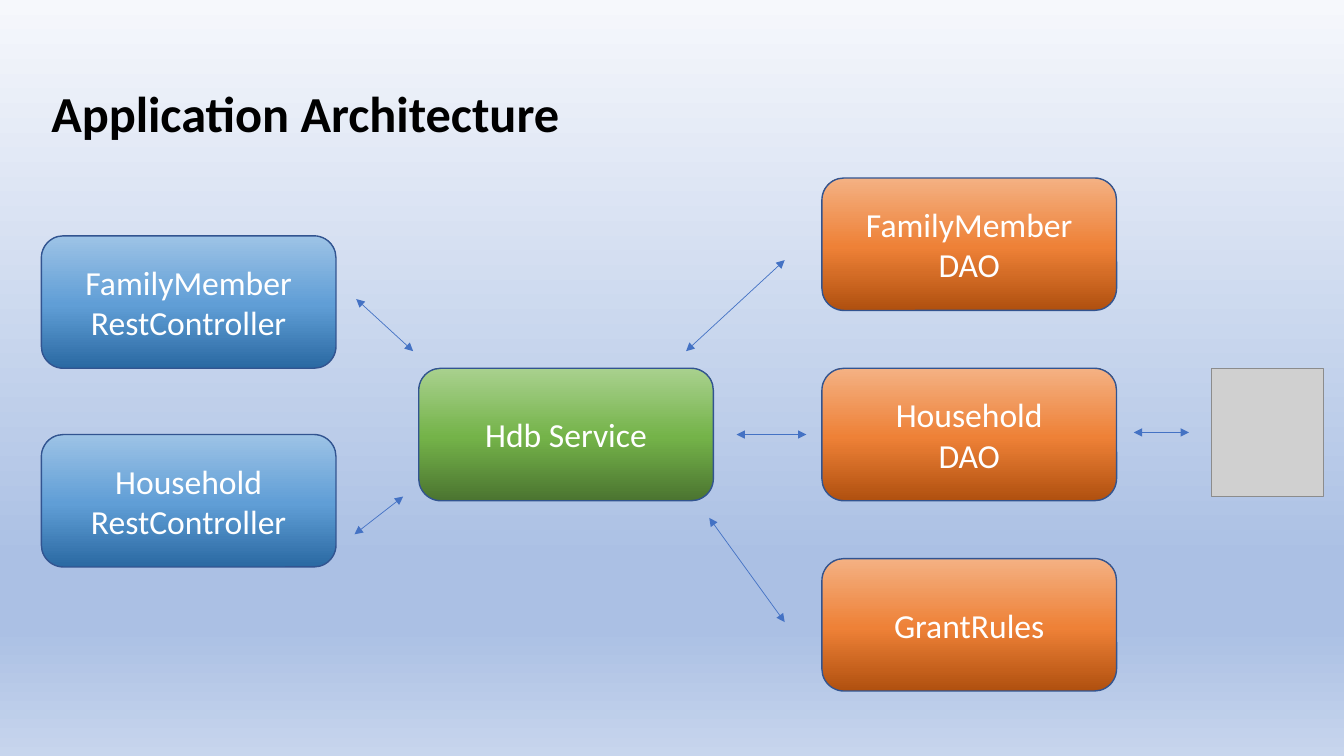
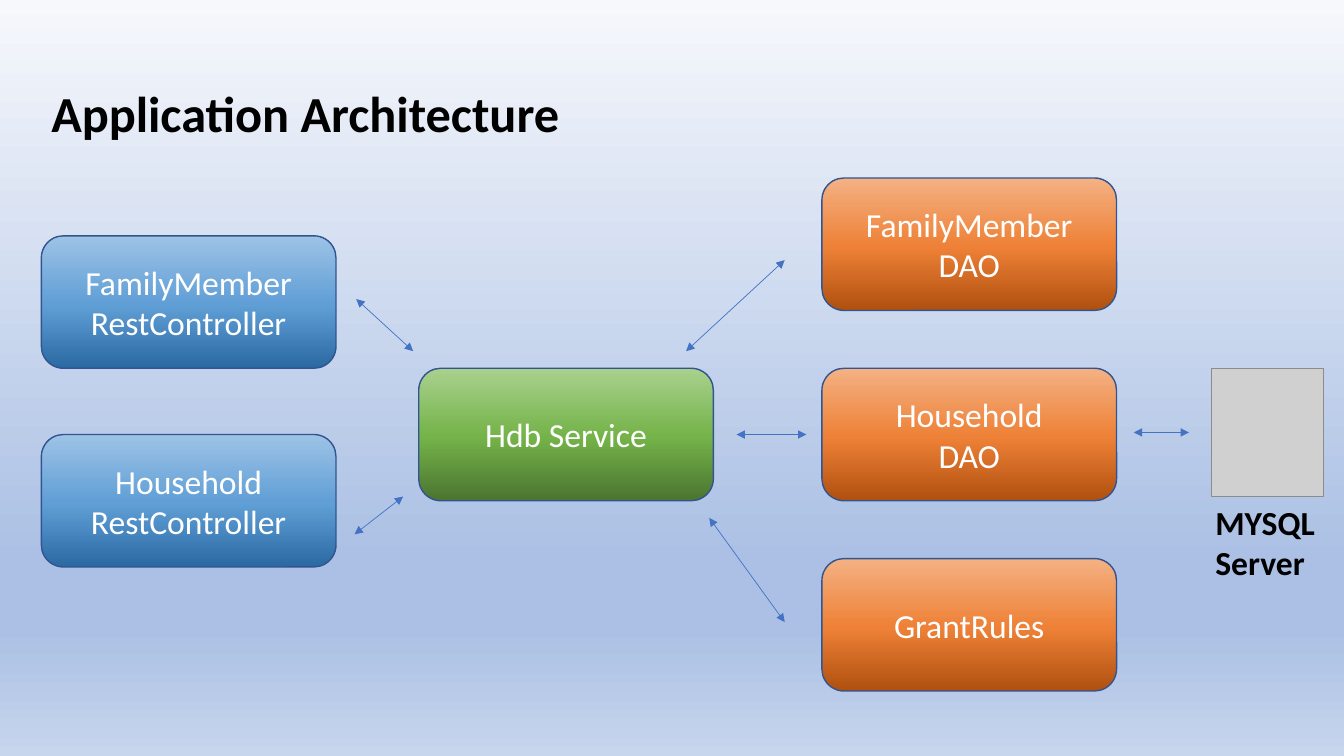
Before and after one commit to zhihong8888/spring_rest_project_hdb, a slide deck: slide 1 of notes/slides.pptx. Drawn at 1344x756 pixels with LibreOffice and Linux fonts; fonts in the diff are those of the drawing; grey boxes stand for pictures. Boxes give left, top, right and bottom in pixels: in the first picture for what was removed or moved away, otherwise in the second. Text is boxed around its words. In the diff, an @@ line names an element or a change of style, - is before the commit and + after.

```diff
--- a/notes/slides.pptx
+++ b/notes/slides.pptx
@@ text added at bbox=[1215, 513, 1314, 576], 24 pt, text #000000, bold @@
+MYSQL
+Server
```
Also in this commit, not shown: 2 other files.
